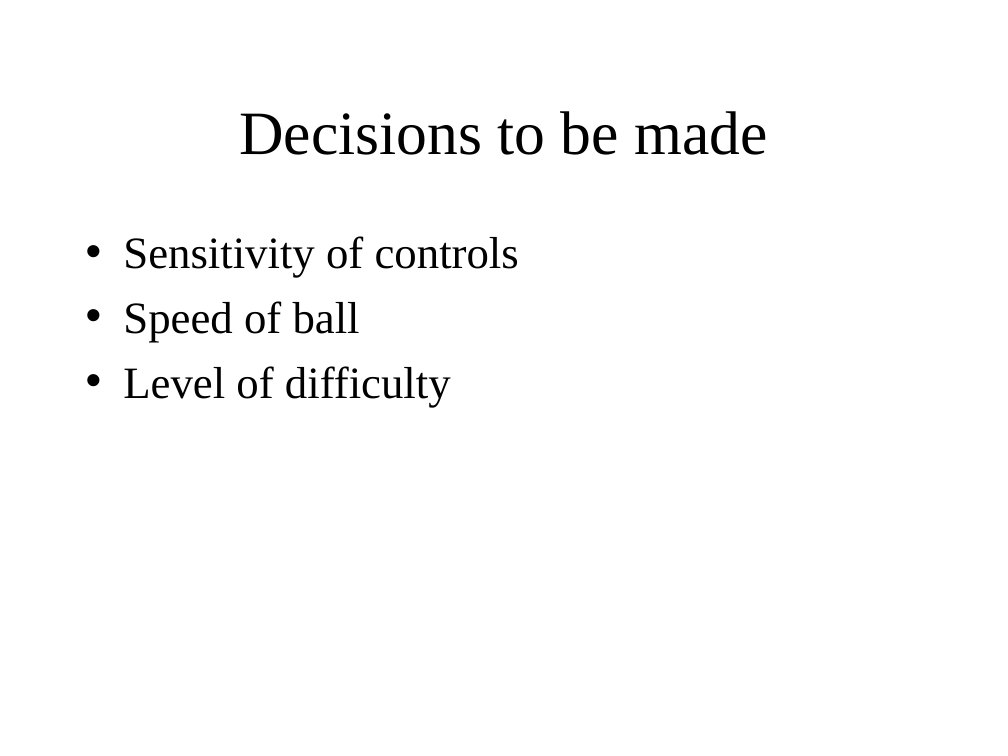
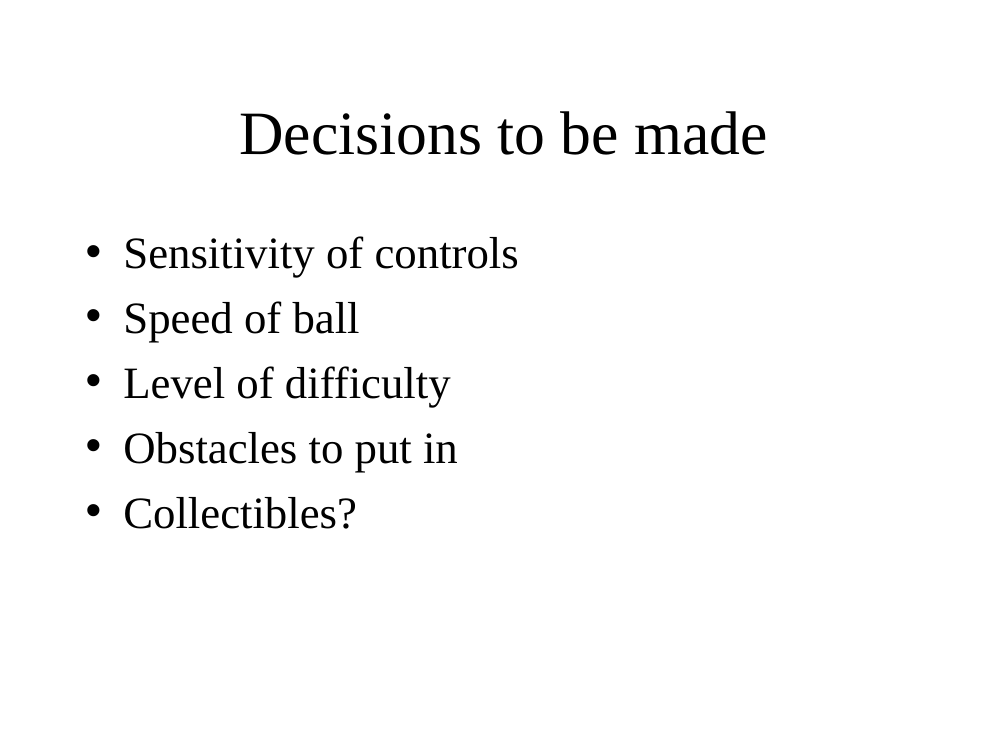
Before and after one commit to rikkiprince/tippycool, a slide deck: slide 5 of Presentation/Presentation.ppt. Drawn at 1008x756 pixels with LibreOffice and Linux fonts; fonts in the diff are those of the drawing; background and template pictures are left out. Boxes give left, top, right and bottom in pixels: in the first picture for what was removed or moved away, otherwise in the second. Text is boxed around its words. In the diff, an @@ line names an element or a change of style, - is before the commit and + after.

```diff
--- a/Presentation/Presentation.ppt
+++ b/Presentation/Presentation.ppt
@@ text at <box>123,432,458,529</box>: paragraphs added @@
+• Obstacles to put in
+• Collectibles?
```
Also in this commit, not shown: 3 other slides changed.
